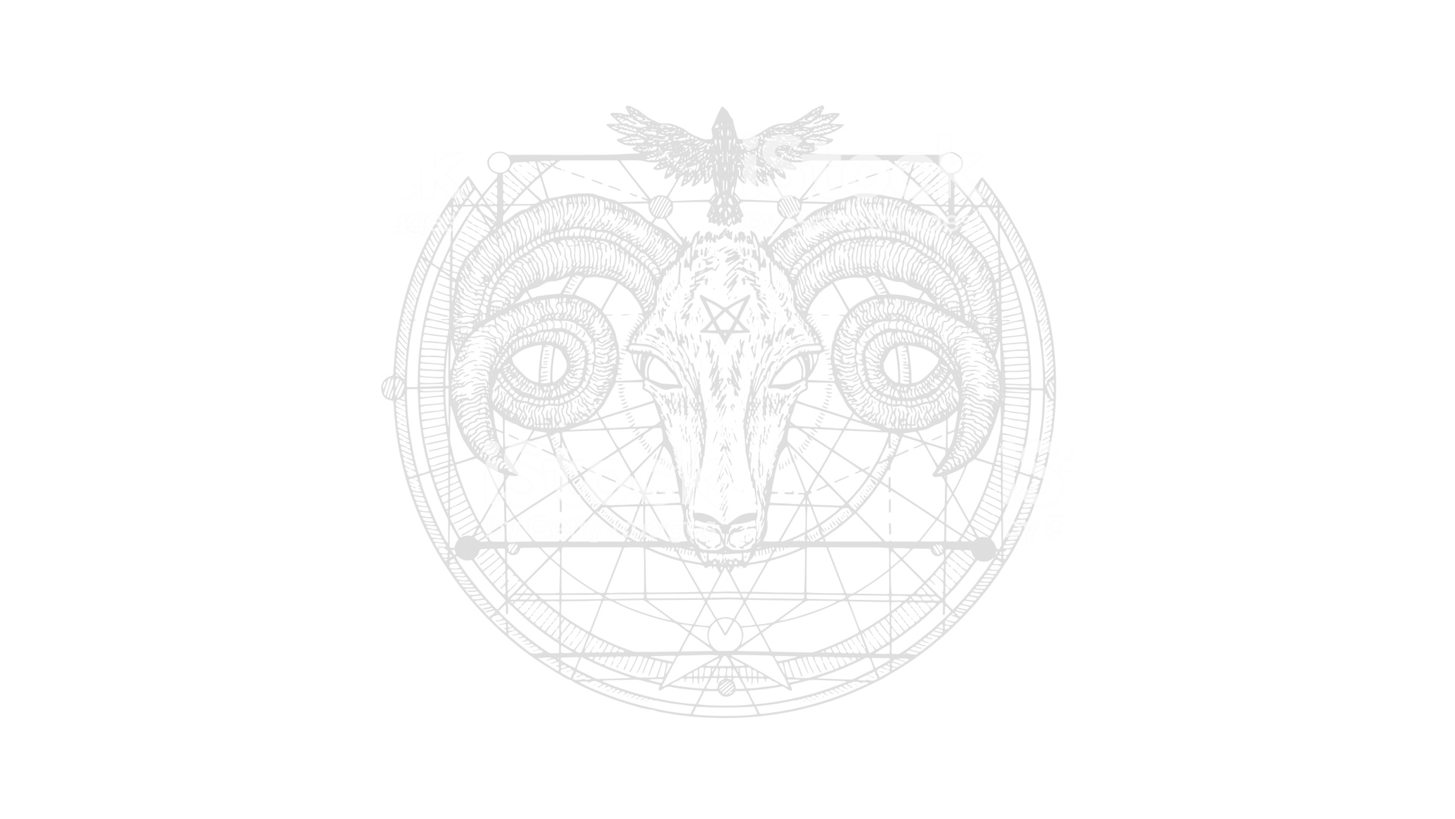
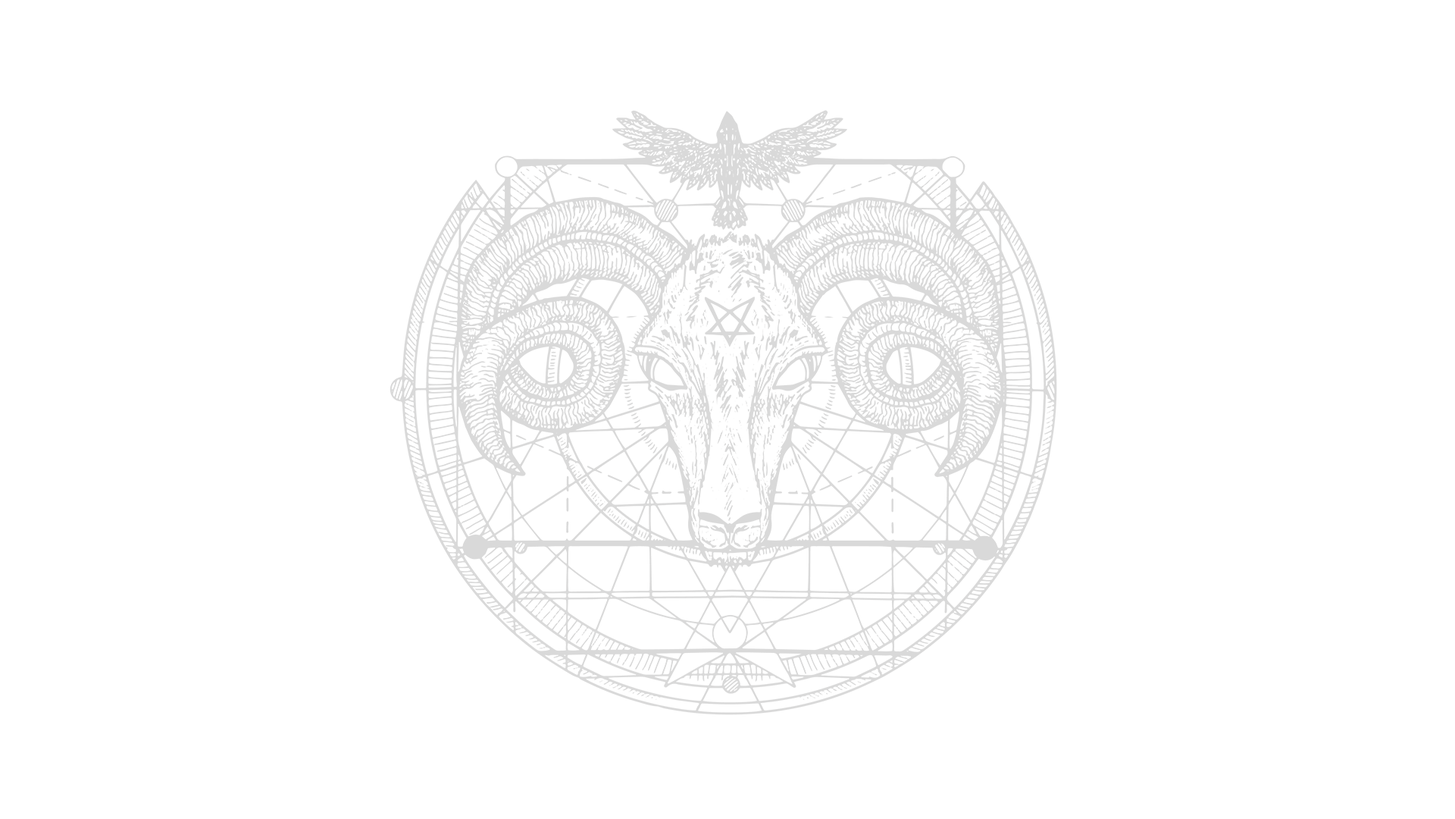
Revision of a layered 1455x819 image; what changed, layer by layer:
renamed "Layer 1" to "Layer 2", opacity 13% → 15%, painted on it over [380, 105, 1073, 719]
